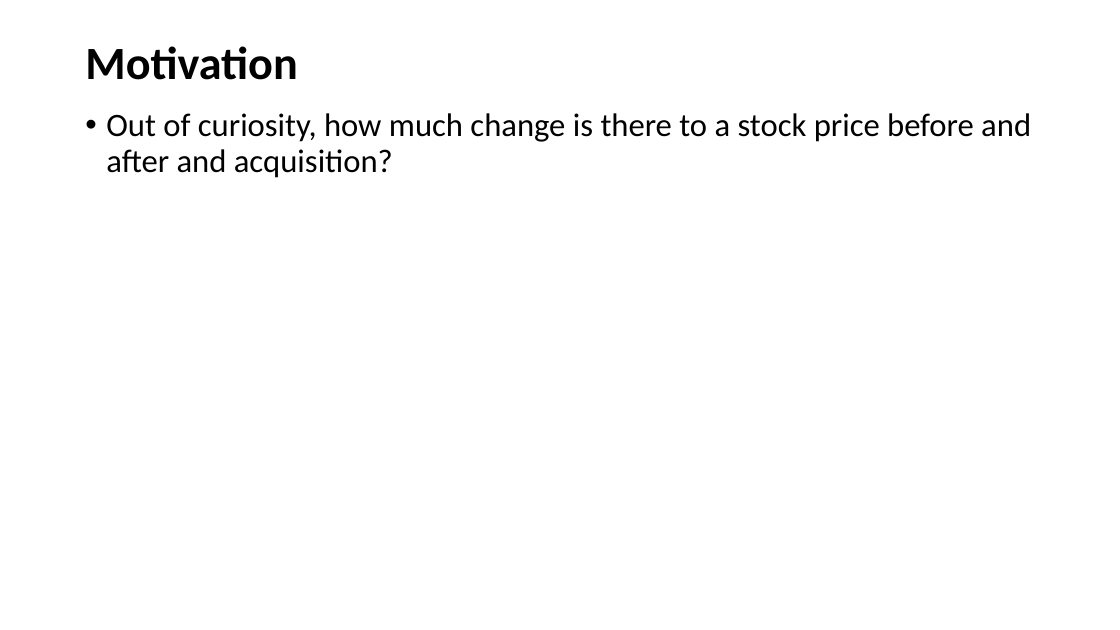
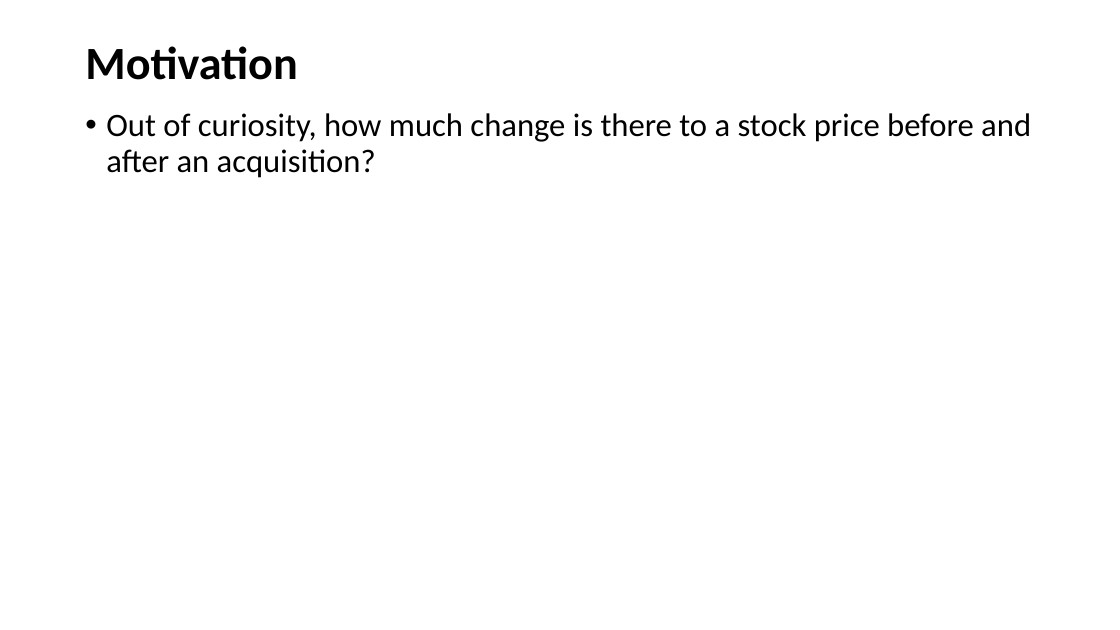
Before and after one commit to klinga88/Python-Data-Analytics-Project, a slide deck: slide 1 of project1_presentation_tj.pptx. Drawn at 1120x630 pixels with LibreOffice and Linux fonts; fonts in the diff are those of the drawing. Boxes give left, top, right and bottom in pixels: in the first picture for what was removed or moved away, otherwise in the second. Text is boxed around its words. In the diff, an @@ line names an element or a change of style, - is before the commit and + after.

Commit message:
Correction of spelling

```diff
--- a/project1_presentation_tj.pptx
+++ b/project1_presentation_tj.pptx
@@ text at (x1=106, y1=113, x2=1031, y2=178): text changed @@
-• Out of curiosity, how much change is there to a stock price before and after and acquisition?
+• Out of curiosity, how much change is there to a stock price before and after an acquisition?
```
